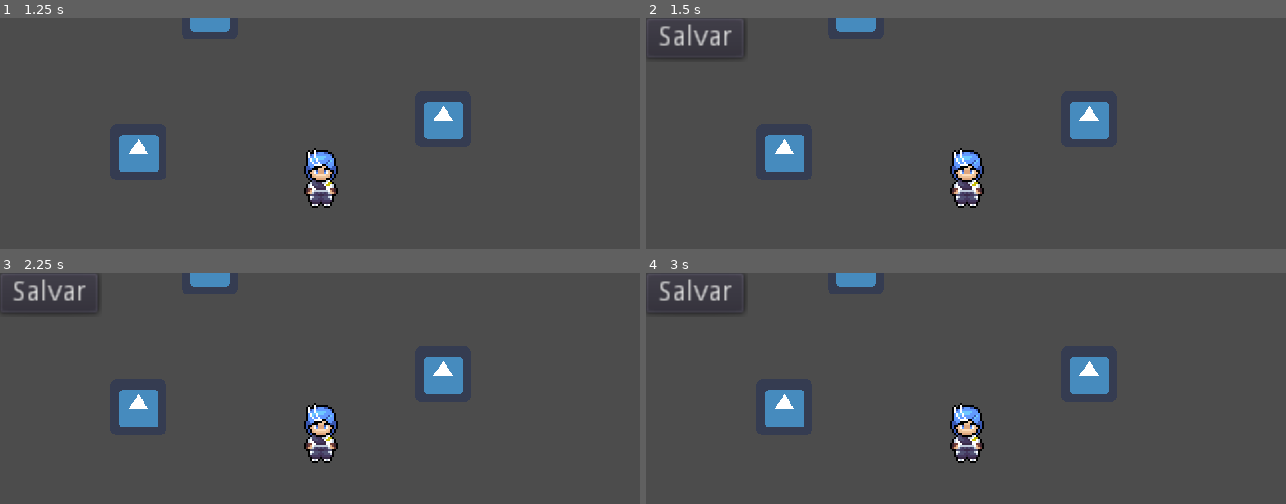
Above: before the commit, frames 1-4 (two rows, left to right).
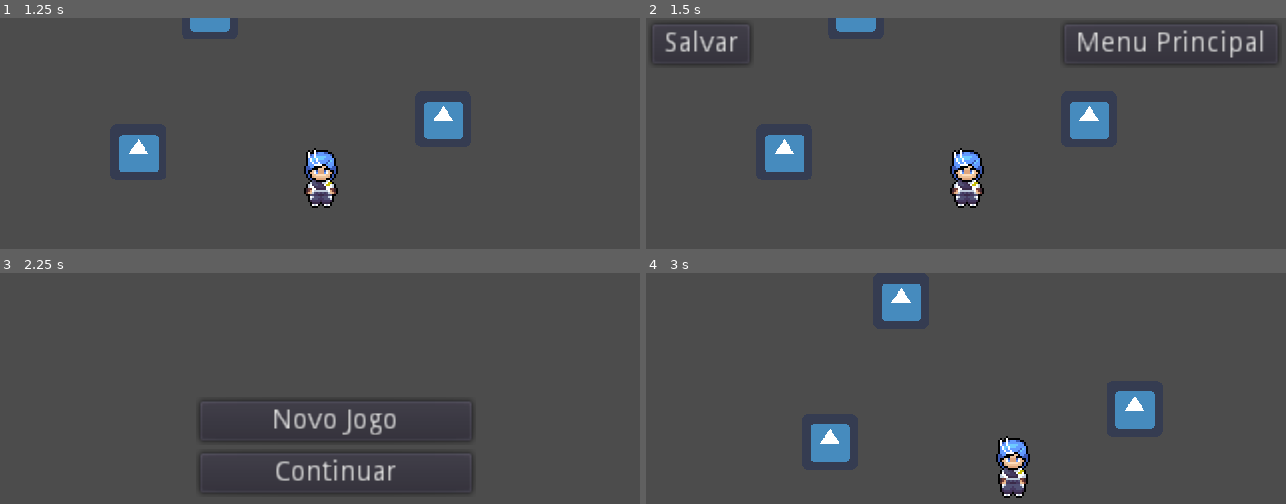
Above: after the commit, the same moments.

Repository: alanfelixnc/ElementsARPG
Game: Godot game, scene res://Game.tscn
The game is run twice, just before and just after one commit, with the same random seed, the same clock (stepped at 60 frames per second) and the same inputs. The engine's default icon, where the game draws it, is replaced by a stand-in: a white triangle on a blue panel in a dark square.
Inputs (mouse positions are in pixels of both pictures, inside the frame that each line leads up to):
- Up to frame 1 (1.25 s): click "Novo Jogo" at 0.5 s
- Up to frame 2 (1.5 s): tap Enter (game_pause) at 1.25 s; hold Right (ui_right) from 1.28 s (still down); tap 1 (test_select_char_1) at 1.35 s
- Up to frame 3 (2.25 s): release Right (ui_right) at 2 s; click (524, 298) at 2 s, where only the run after the commit has a clickable "Menu Principal"
- Up to frame 4 (3 s): click (978, 420) at 2.75 s, where only the run after the commit has a clickable "Novo Jogo"

Frame 1 is identical in both runs. In frame 2, 2.2% of the frame differs, in the area x 1-99%, y 1-21%; in frame 3, 6.0%; in frame 4, 7.9%, in the area x 0-80%, y 0-98%.

Commit message:
Mecânica de voltar ao menu principal.

Diff:
--- a/Game.gd
+++ b/Game.gd
@@ -76,6 +76,17 @@
 		]
 	}
 
+# Goes back to the main menu
+func load_main_menu():
+	var overworld_map = $OverworldMap
+	overworld_map.queue_free()
+	var overworld_hud = $HUDMenu
+	overworld_hud.queue_free()
+	var main_menu = main_menu_scene.instance()
+	add_child(main_menu)
+	main_menu.connect("start_new_game", self, "start_new_game")
+	main_menu.connect("continue_previous_game", self, "continue_previous_game")
+
 # Instances the overworld map and hud of the game
 func load_overworld_map():
 	var lumina_village = lumina_village_scene.instance()
@@ -83,6 +94,7 @@
 	var overworld_hud = overworld_hud_scene.instance()
 	add_child(overworld_hud)
 	overworld_hud.connect("save_game", self, "save_game")
+	overworld_hud.connect("back_to_menu", self, "load_main_menu")
 
 # Stores the game data
 func save_game_data():
@@ -142,16 +154,13 @@
 # On ready
 func _ready():
 	reset_game_data()
-	var main_menu = main_menu_scene.instance()
-	add_child(main_menu)
-	main_menu.connect("start_new_game", self, "start_new_game")
-	var continue_button = main_menu.get_node("MenuCanvas/ContinueGame")
+	var continue_button = $MainMenu/MenuCanvas/ContinueGame
+
 	var save_game = File.new()
 	if not save_game.file_exists("user://savegame.save"):
 		continue_button.disabled = true
 	else:
 		continue_button.disabled = false
-		main_menu.connect("continue_previous_game", self, "continue_previous_game")
 
 # On every step
 func _process(delta):
--- a/Game.tscn
+++ b/Game.tscn
@@ -1,10 +1,17 @@
-[gd_scene load_steps=2 format=2]
+[gd_scene load_steps=3 format=2]
 
 [ext_resource path="res://Game.gd" type="Script" id=2]
+[ext_resource path="res://Menus/MainMenu.tscn" type="PackedScene" id=4]
 
 [node name="Game" type="Node2D"]
+pause_mode = 2
 script = ExtResource( 2 )
 player_level = 4
 player_xp = 3
 base_dmg = 13
 active_character = "Marina"
+
+[node name="MainMenu" parent="." instance=ExtResource( 4 )]
+pause_mode = 2
+[connection signal="continue_previous_game" from="MainMenu" to="." method="continue_previous_game"]
+[connection signal="start_new_game" from="MainMenu" to="." method="start_new_game"]
--- a/Maps/LuminaVillage.tscn
+++ b/Maps/LuminaVillage.tscn
@@ -3,7 +3,8 @@
 [ext_resource path="res://Maps/LuminaVillage.gd" type="Script" id=1]
 [ext_resource path="res://RigidBody2D.tscn" type="PackedScene" id=2]
 
-[node name="LuminaVillage" type="Node"]
+[node name="OverworldMap" type="Node"]
+pause_mode = 1
 script = ExtResource( 1 )
 
 [node name="Background" type="Sprite" parent="."]
--- a/Menus/OverworldHUDMenu.gd
+++ b/Menus/OverworldHUDMenu.gd
@@ -9,16 +9,22 @@
 # Signals when saving the game
 signal save_game
 
+# Signals when going back to main menu
+signal back_to_menu
+
 # On button SaveGame pressed
 func _on_SaveGame_pressed():
 	emit_signal("save_game")
 
 # Show and hide HUD menu
 func show_hud_menu(show):
+	var hud_items = get_tree().get_nodes_in_group("HUDItems")
 	if show:
-		HUDButton.show()
+		for i in hud_items:
+			i.show()
 	else:
-		HUDButton.hide()
+		for i in hud_items:
+			i.hide()
 
 # On ready
 func _ready():
@@ -35,3 +41,8 @@
 			get_tree().paused = false
 		game_paused = get_tree().paused
 		show_hud_menu(game_paused)
+
+
+func _on_BackToMenu_pressed():
+	get_tree().paused = false
+	emit_signal("back_to_menu")
--- a/Menus/OverworldHUDMenu.tscn
+++ b/Menus/OverworldHUDMenu.tscn
@@ -9,10 +9,25 @@
 [node name="SaveGame" type="Button" parent="." groups=[
 "HUDItems",
 ]]
-margin_right = 49.0
-margin_bottom = 20.0
+margin_left = 3.0
+margin_top = 3.0
+margin_right = 52.0
+margin_bottom = 23.0
 text = "Salvar"
 __meta__ = {
 "_edit_use_anchors_": false
 }
+
+[node name="BackToMenu" type="Button" parent="." groups=[
+"HUDItems",
+]]
+margin_left = 209.0
+margin_top = 3.0
+margin_right = 316.0
+margin_bottom = 23.0
+text = "Menu Principal"
+__meta__ = {
+"_edit_use_anchors_": false
+}
 [connection signal="pressed" from="SaveGame" to="." method="_on_SaveGame_pressed"]
+[connection signal="pressed" from="BackToMenu" to="." method="_on_BackToMenu_pressed"]
